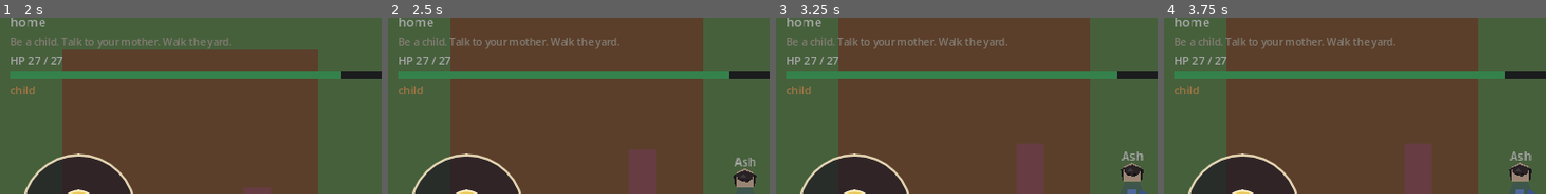
Above: before the commit, frames 1-4 (left to right).
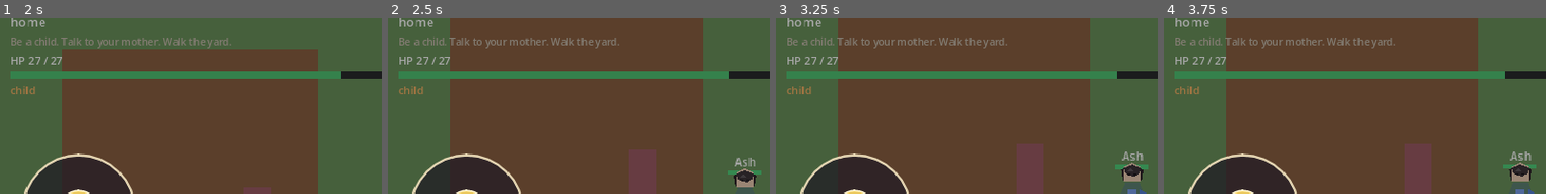
Above: after the commit, the same moments.

Repository: sk7hg824nn-ux/bloodbound-summoner
Game: Godot game, scene res://scenes/boot/Boot.tscn
The game is run twice, just before and just after one commit, with the same random seed, the same clock (stepped at 60 frames per second) and the same inputs.
Inputs:
- Up to frame 1 (2 s): click "Create Protagonist" at 0.5 s; click "Enter the Academy" at 1.25 s
- Up to frame 2 (2.5 s): click "Continue" at 2 s
- Up to frame 3 (3.25 s): click "Continue" at 2.75 s
- Up to frame 4 (3.75 s): click "DODGE" at 3.5 s
The pictures show only the part of the screen within x 0-50%, y 3-53%; the shares and areas given below are measured in that part.

Frame 1 is identical in both runs. In frame 2, 0.1% of the frame differs, in the area x 89-98%, y 86-90%; in frame 3, 0.1%, in the area x 88-98%, y 83-86%; in frame 4, 0.1%.

Commit message:
Hard clamp walk boxes. Floating body. Camera no longer follows into the void.

Diff:
--- a/scenes/characters/Player.tscn
+++ b/scenes/characters/Player.tscn
@@ -7,12 +7,26 @@
 height = 36.0
 
 [node name="Player" type="CharacterBody2D"]
+motion_mode = 1
 collision_layer = 1
 collision_mask = 2
 script = ExtResource("1_pl")
+display_name = "Ash"
+move_speed = 175.0
+max_hp = 24
+hp = 24
+body_color = Color(0.36, 0.55, 0.92, 1)
 
 [node name="CollisionShape2D" type="CollisionShape2D" parent="."]
 shape = SubResource("CapsuleShape2D_p")
+
+[node name="Body" type="Polygon2D" parent="."]
+color = Color(0.36, 0.55, 0.92, 1)
+polygon = PackedVector2Array(-11, 16, -11, -6, -7, -16, 7, -16, 11, -6, 11, 16)
+
+[node name="Head" type="Polygon2D" parent="Body"]
+color = Color(0.93, 0.8, 0.68, 1)
+polygon = PackedVector2Array(-7, -16, -6, -26, 6, -26, 7, -16)
 
 [node name="NameLabel" type="Label" parent="."]
 offset_left = -40.0
@@ -22,3 +36,21 @@
 theme_override_font_sizes/font_size = 11
 text = "You"
 horizontal_alignment = 1
+
+[node name="HpBar" type="ColorRect" parent="."]
+offset_left = -16.0
+offset_top = -30.0
+offset_right = 16.0
+offset_bottom = -26.0
+color = Color(0.15, 0.12, 0.16, 0.8)
+
+[node name="Fill" type="ColorRect" parent="HpBar"]
+layout_mode = 0
+offset_right = 32.0
+offset_bottom = 4.0
+color = Color(0.32, 0.82, 0.48, 1)
+
+[node name="Camera2D" type="Camera2D" parent="."]
+position_smoothing_enabled = true
+position_smoothing_speed = 6.0
+zoom = Vector2(1.15, 1.15)
--- a/scripts/camera/camera_2d_director.gd
+++ b/scripts/camera/camera_2d_director.gd
@@ -45,6 +45,9 @@
 	var rig: Dictionary = _rig()
 	_look = _look.lerp(rig["look"], 4.0 * delta)
 	var dest := target.global_position + _look
+	if limit_enabled:
+		dest.x = clampf(dest.x, float(limit_left) + 80.0, float(limit_right) - 80.0)
+		dest.y = clampf(dest.y, float(limit_top) + 50.0, float(limit_bottom) - 50.0)
 	if _shake > 0.0:
 		dest += Vector2(randf_range(-1, 1), randf_range(-1, 1)) * _shake * 18.0
 		_shake = move_toward(_shake, 0.0, delta * 1.8)
--- a/scripts/world/academy_hub.gd
+++ b/scripts/world/academy_hub.gd
@@ -3,6 +3,7 @@
 @onready var player: Player = $Entities/Player
 @onready var touch: TouchControls = $TouchControls
 @onready var camera: Camera2DDirector = $CameraDirector
+var _yard := Rect2(-20, 180, 1220, 540)
 
 func _ready() -> void:
 	GameState.era = "academy"
@@ -24,7 +25,7 @@
 	Campaign.set_objective("Walk. Confirm the era change. Combat comes later.")
 
 func _fence_yard() -> void:
-	var yard := Rect2(-20, 180, 1220, 540)
+	var yard := _yard
 	camera.set_bounds(yard)
 	var wall := StaticBody2D.new()
 	wall.collision_layer = 2
@@ -45,5 +46,9 @@
 		shape.position = box.get_center()
 		wall.add_child(shape)
 
+func _physics_process(_delta: float) -> void:
+	var pad := Vector2(18, 22)
+	player.global_position = player.global_position.clamp(_yard.position + pad, _yard.end - pad)
+
 func _talk() -> void:
 	EventBus.toast.emit("Academy talk comes with later bricks.")
